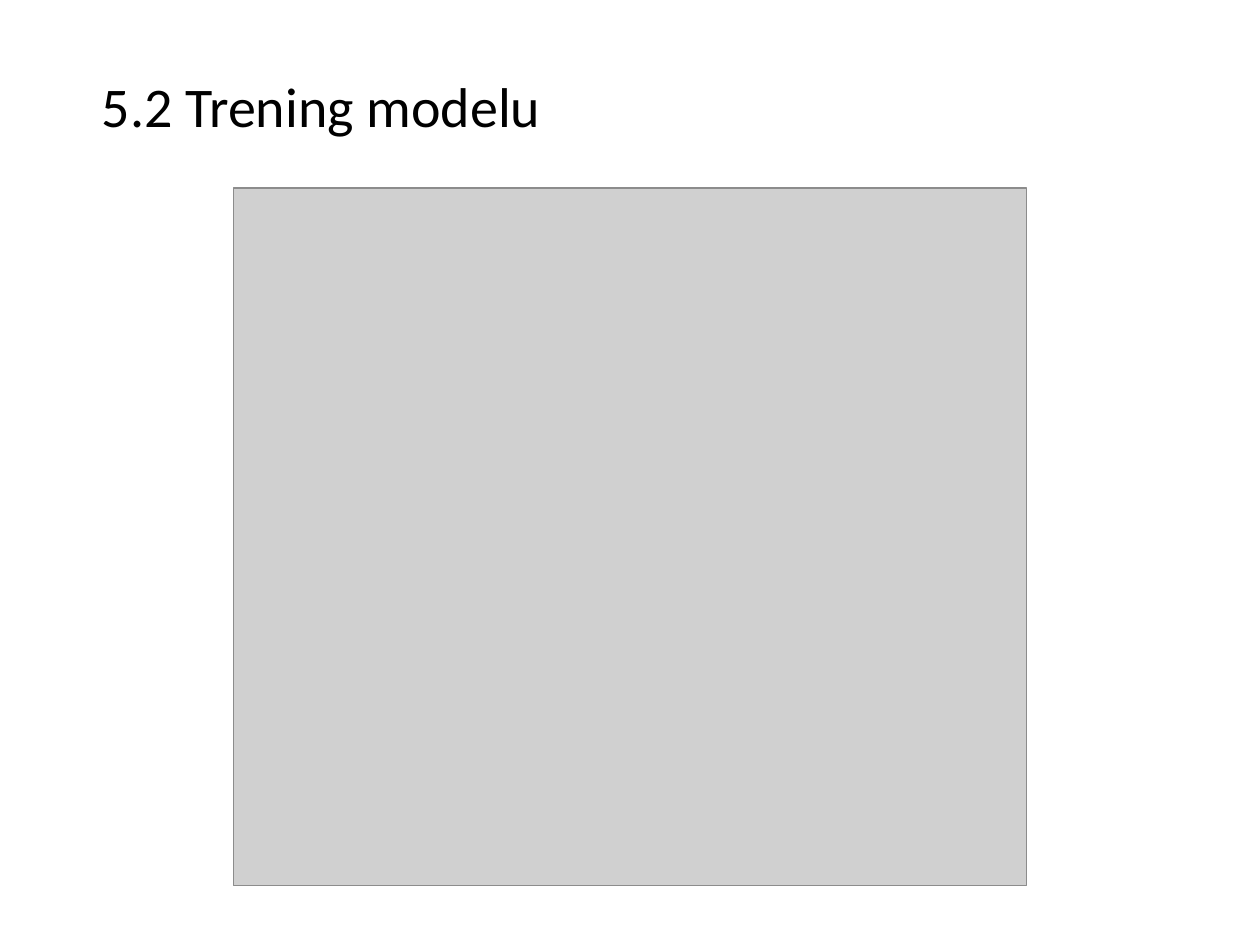
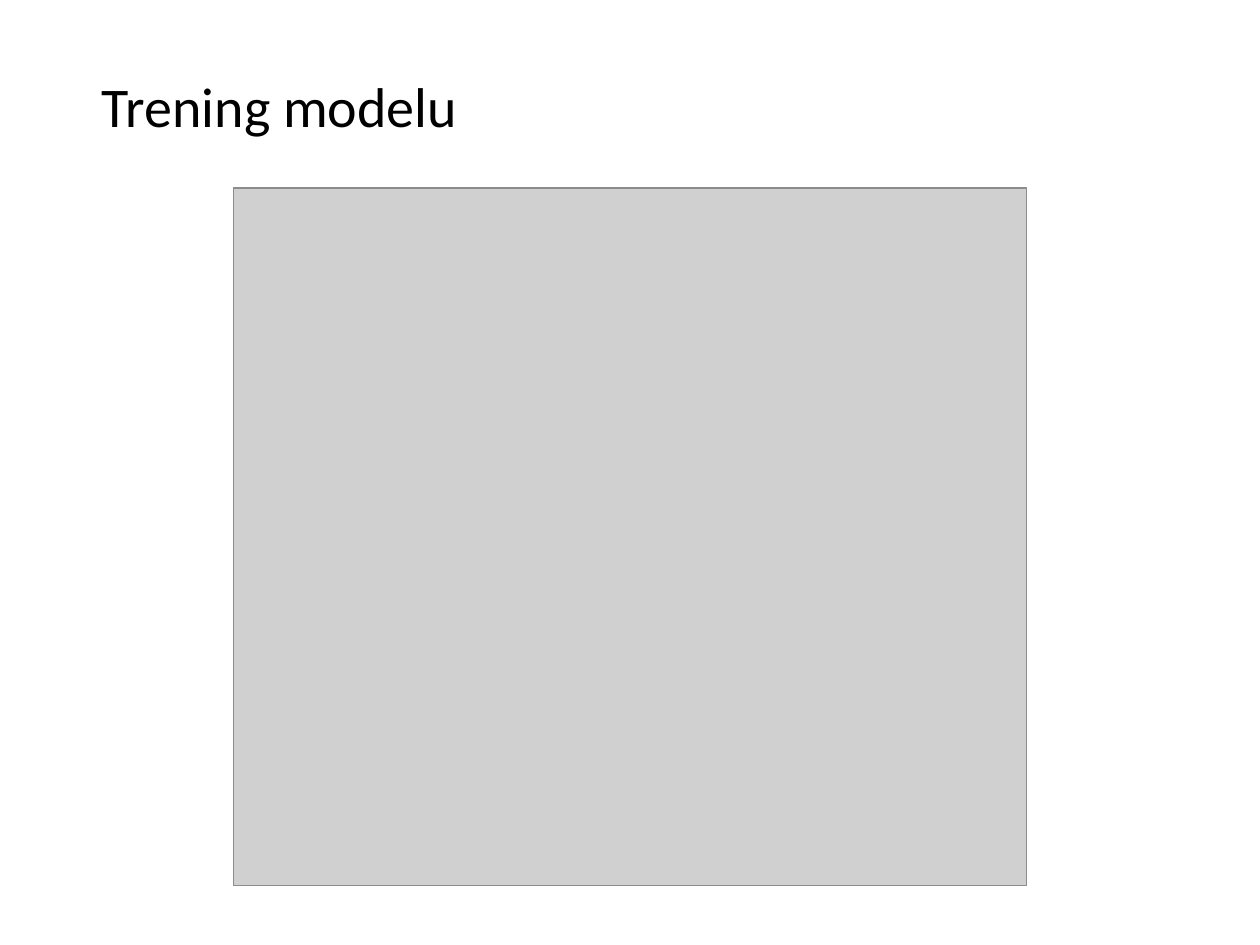
Before and after one commit to r-zareba/praca_inzynierska, a slide deck: slide 14 of 238657_prezentacja.pptx (slide 15 before the commit). Drawn at 1260x945 pixels with LibreOffice and Linux fonts; fonts in the diff are those of the drawing; grey boxes stand for pictures; background and template pictures are left out. Boxes give left, top, right and bottom in pixels: in the first picture for what was removed or moved away, otherwise in the second. Text is boxed around its words. In the diff, an @@ line names an element or a change of style, - is before the commit and + after.

```diff
--- a/238657_prezentacja.pptx
+++ b/238657_prezentacja.pptx
@@ text at (102, 88, 457, 137): text changed @@
-5.2 Trening modelu
+Trening modelu
```
Also in this commit, not shown: 6 other slides changed, 3 slides added, 4 slides removed, 1 other file.
